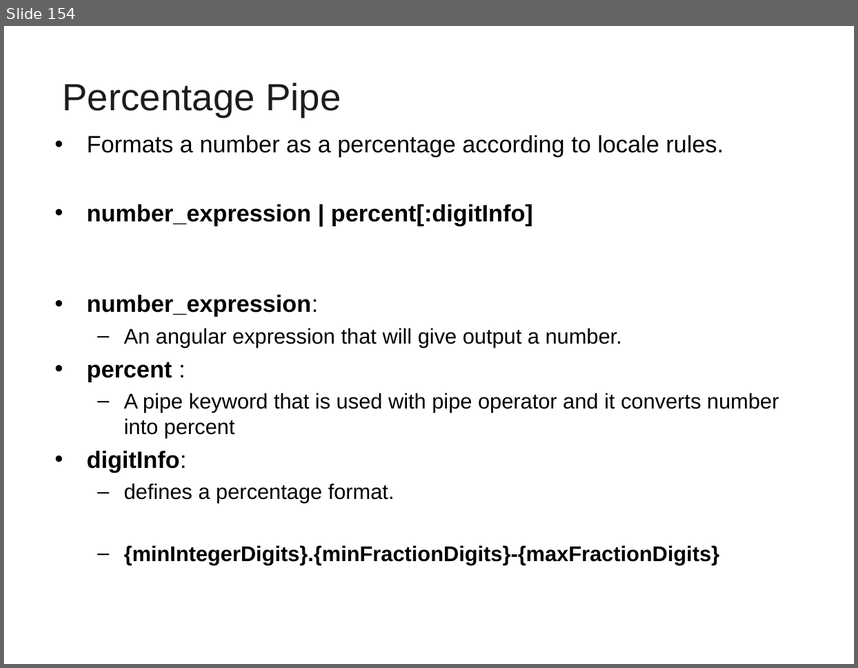
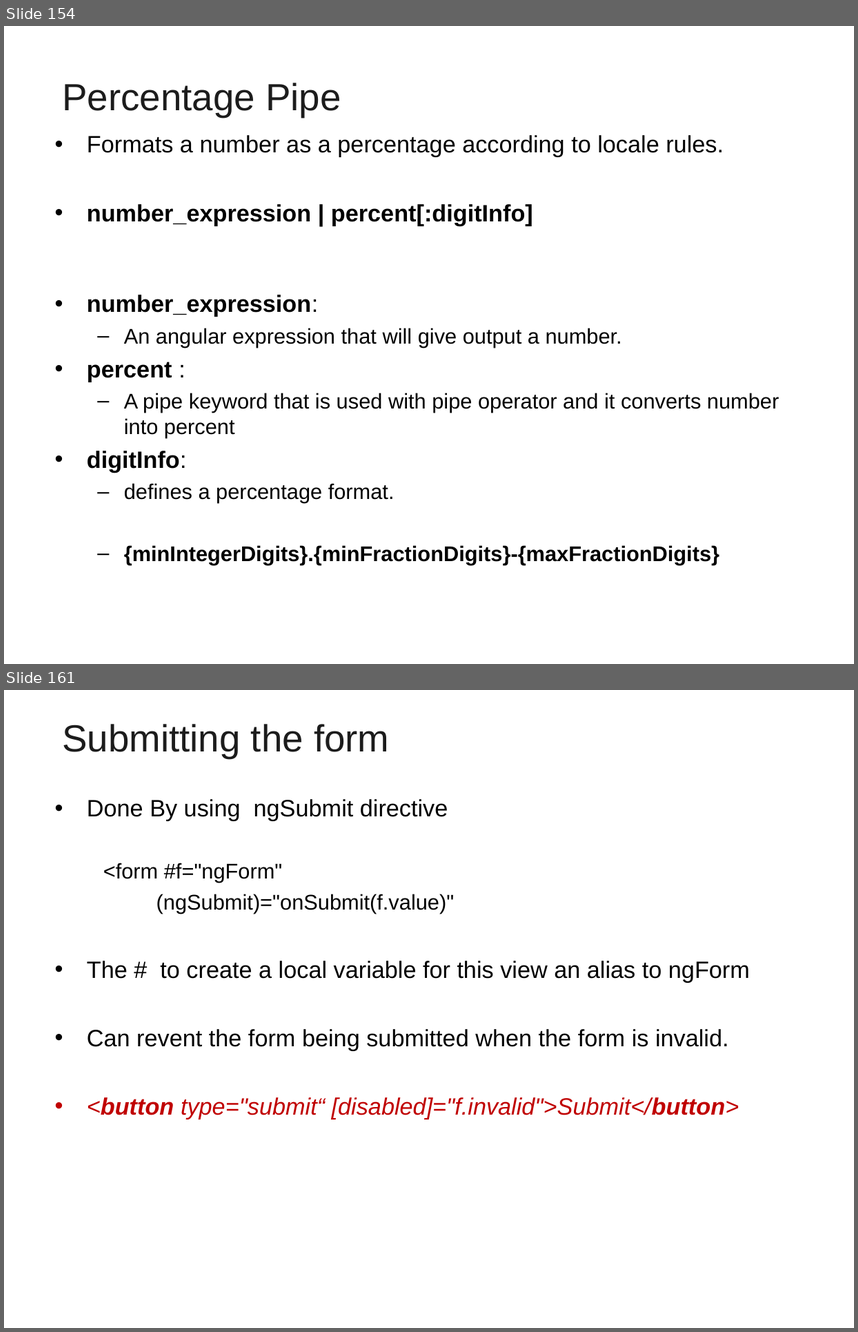
Before and after one commit to vatsanTraining/corejava, a slide deck: Angular_HSBC.ppt. Shown one above the other, each under a label of ours: slide 154 before the commit, slides 154 and 161 after it; the slides between them are not shown. The pictures are 858x668 and 858x1332 pixels, drawn with LibreOffice and Linux fonts; fonts in the diff are those of the drawing; background and template pictures are left out. Boxes give left, top, right and bottom in pixels: in the first picture for what was removed or moved away, otherwise in the second. Text is boxed around its words. In the diff, an @@ line names an element or a change of style, - is before the commit and + after.

```diff
--- a/Angular_HSBC.ppt
+++ b/Angular_HSBC.ppt
@@ slide 161 added at (4, 690, 854, 1328), background picture (left out) @@
@@ title added at (62, 724, 389, 758), 32 pt, text #1C1C1C @@
+Submitting the form
@@ text added at (87, 799, 750, 1119), 20 pt, text #000000 @@
+• Done By using ngSubmit directive
+  <form #f="ngForm"
+  (ngSubmit)="onSubmit(f.value)"
+• The # to create a local variable for this view an alias to ngForm
+• Can revent the form being submitted when the form is invalid.
+• <button type="submit“ [disabled]="f.invalid">Submit</button>
```
Also in this commit, not shown: 1 slide changed, 12 other slides added.
